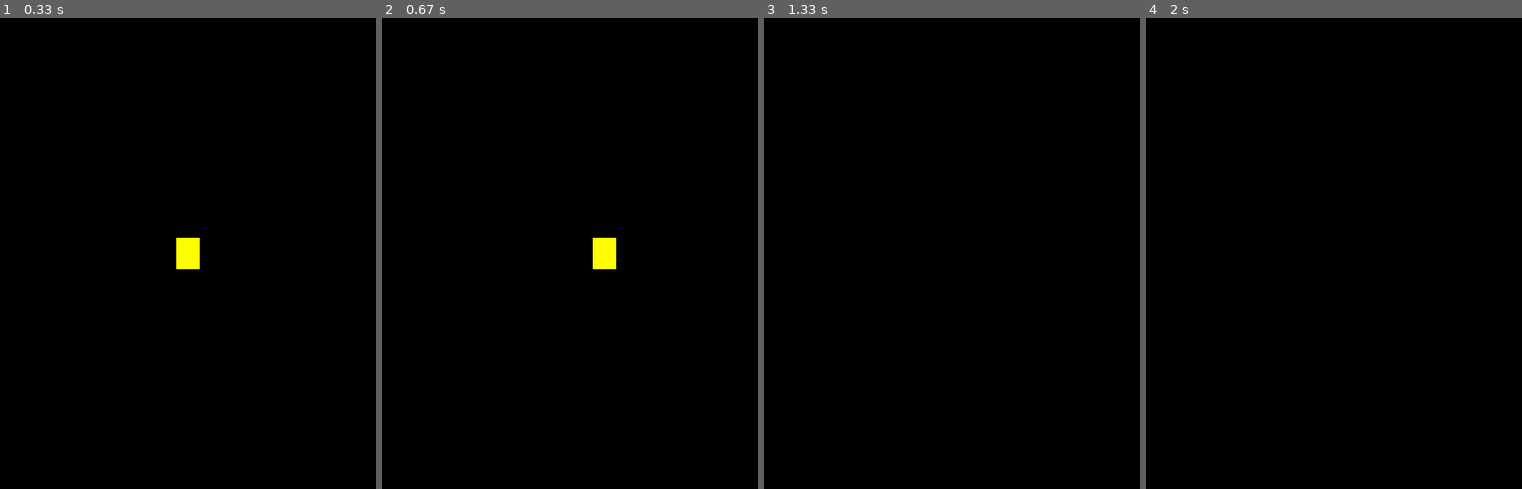
Above: before the commit, frames 1-4 (left to right).
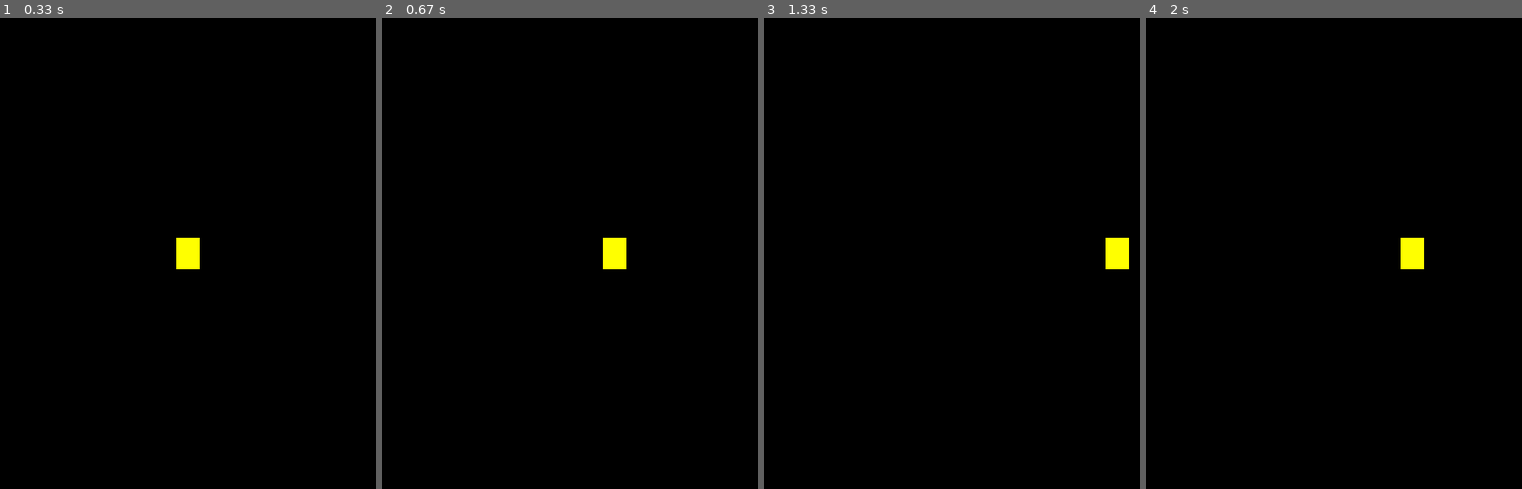
Above: after the commit, the same moments.

Repository: droidroy-ai/pygame-prac
Game: pygame game, started from platformer/main.py
Two runs of this game, one before a commit and one after it. Both use one fixed random seed, a clock stepped at 60 frames per second and the inputs below.
Inputs:
- Up to frame 1 (0.33 s): no input
- Up to frame 2 (0.67 s): hold Right from 0.33 s (still down)
- Up to frame 3 (1.33 s): release Right at 0.8 s; hold Right 0.83-1.3 s
- Up to frame 4 (2 s): hold Left 1.33-1.87 s; hold Left from 1.9 s (still down)

Frame 1 is identical in both runs. In frame 2, 0.4% of the frame differs, in the area x 56-65%, y 46-54%; in frame 3, 0.4%, in the area x 90-98%, y 46-54%; in frame 4, 0.4%.

Commit message:
added friction to have max speed, stops player and wraparound player to screen

Diff:
--- a/platformer/settings.py
+++ b/platformer/settings.py
@@ -11,3 +11,7 @@
 GREEN = (0, 255, 0)
 BLUE = (0, 0, 255)
 YELLOW = (255, 255, 0)
+
+# Player properties
+PLAYER_ACCELERATION = 0.5
+PLAYER_FRICTION = -0.12
--- a/platformer/sprites.py
+++ b/platformer/sprites.py
@@ -20,11 +20,19 @@
         self.acceleration = vector(0, 0)
         key = pg.key.get_pressed()
         if key[pg.K_LEFT]:
-            self.acceleration.x = -0.2
+            self.acceleration.x = -PLAYER_ACCELERATION
         if key[pg.K_RIGHT]:
-            self.acceleration.x = 0.2
+            self.acceleration.x = PLAYER_ACCELERATION
 
+        # applying friction
+        self.acceleration += self.velocity * PLAYER_FRICTION
         self.velocity += self.acceleration
         self.pos += self.velocity + 0.5 * self.acceleration
 
+        # wrapping player around the screen
+        if self.pos.x > WIDTH:
+            self.pos.x = 0
+        if self.pos.x < 0:
+            self.pos.x = WIDTH
+
         self.rect.center = self.pos
